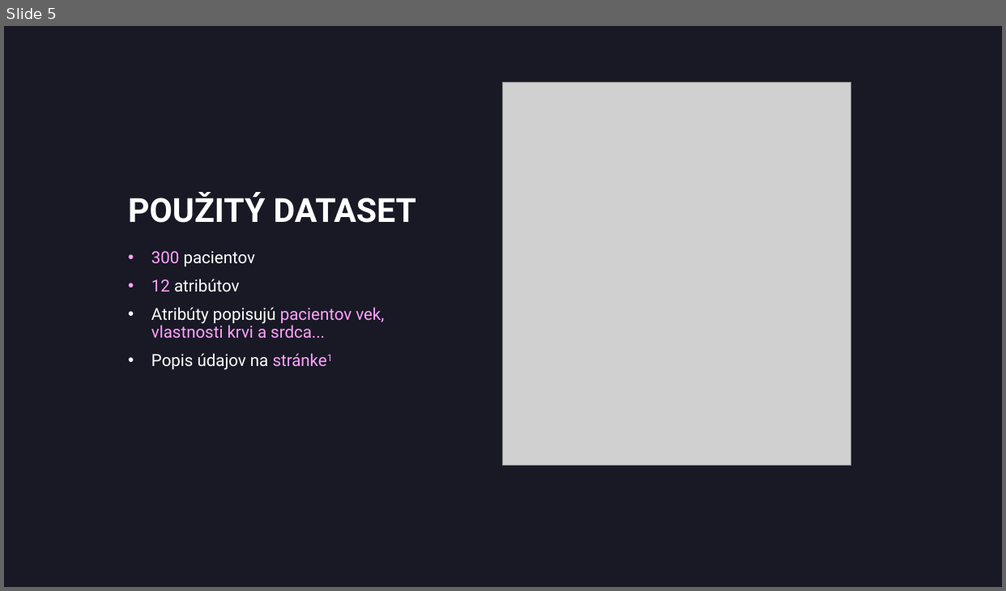
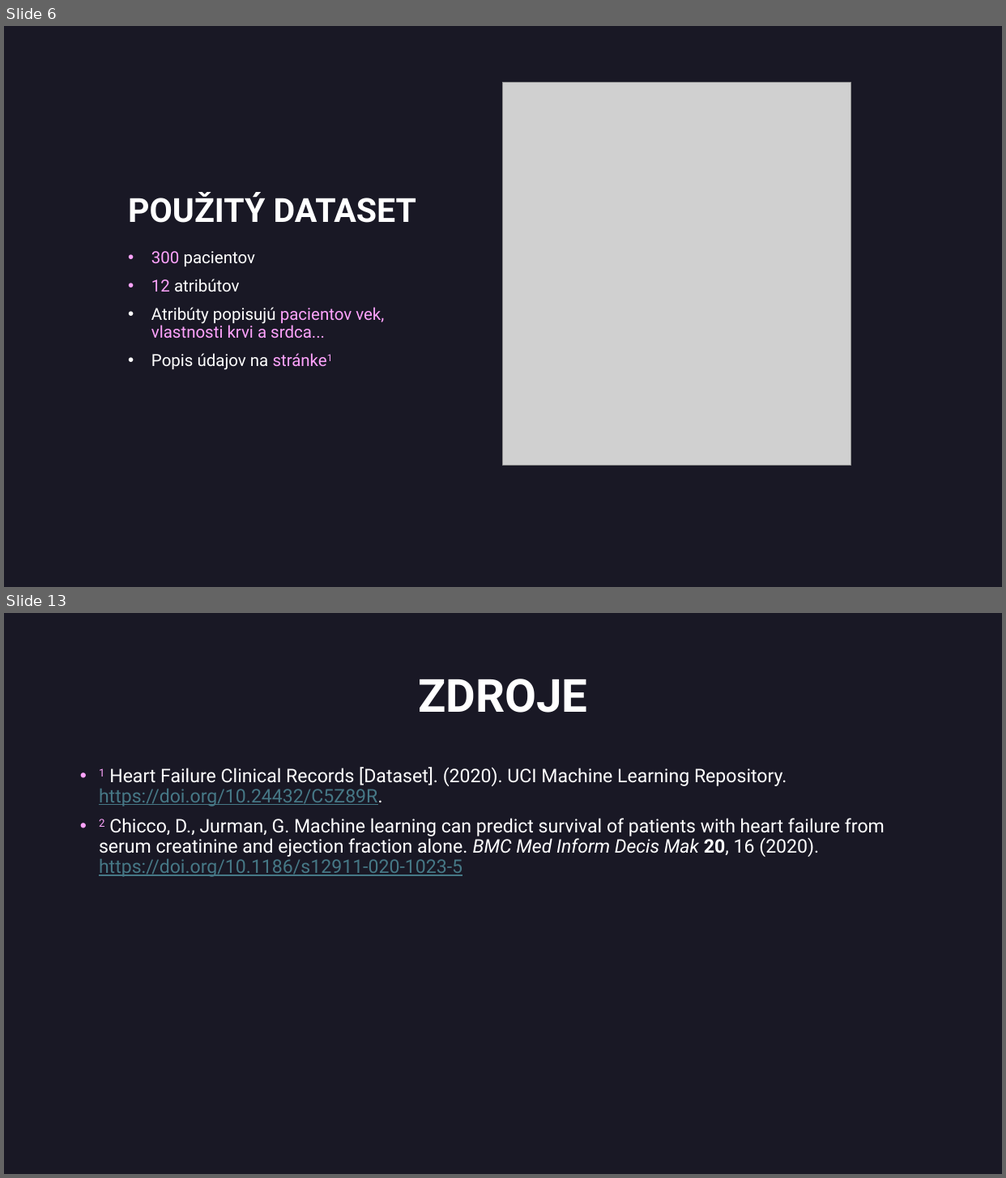
Before and after one commit to cenkner-maximilian/Predikcia-umrtnosti-u-pacientov-so-srdcovym-zlyhanim, a slide deck: slide-deck.pptx. Shown one above the other, each under a label of ours: slide 5 before the commit, slides 6 and 13 after it; the slides between them are not shown. The pictures are 1006x591 and 1006x1178 pixels, drawn with LibreOffice and Linux fonts; fonts in the diff are those of the drawing; grey boxes stand for pictures. Boxes give left, top, right and bottom in pixels: in the first picture for what was removed or moved away, otherwise in the second. Text is boxed around its words. In the diff, an @@ line names an element or a change of style, - is before the commit and + after.

```diff
--- a/slide-deck.pptx
+++ b/slide-deck.pptx
@@ slide 13 added at (4, 613, 1002, 1174), background #191825 @@
@@ title added at (418, 679, 587, 713), 44 pt, text #FFFFFF, bold @@
+ZDROJE
@@ text added at (99, 767, 884, 877), 18 pt, text #FFFFFF @@
+• 1 Heart Failure Clinical Records [Dataset]. (2020). UCI Machine Learning Repository. https://doi.org/10.24432/C5Z89R.
+• 2 Chicco, D., Jurman, G. Machine learning can predict survival of patients with heart failure from serum creatinine and ejection fraction alone. BMC Med Inform Decis Mak 20, 16 (2020). https://doi.org/10.1186/s12911-020-1023-5
@@ what was slide 5 is now slide 6 @@
```
Also in this commit, not shown: 4 slides changed, 7 other slides added, 1 slide removed, 1 other file.
